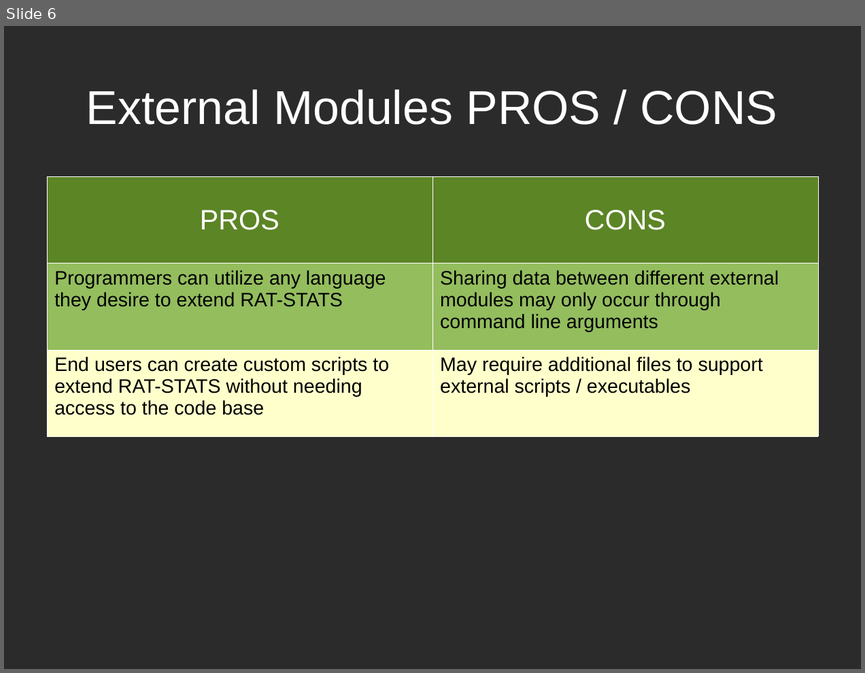
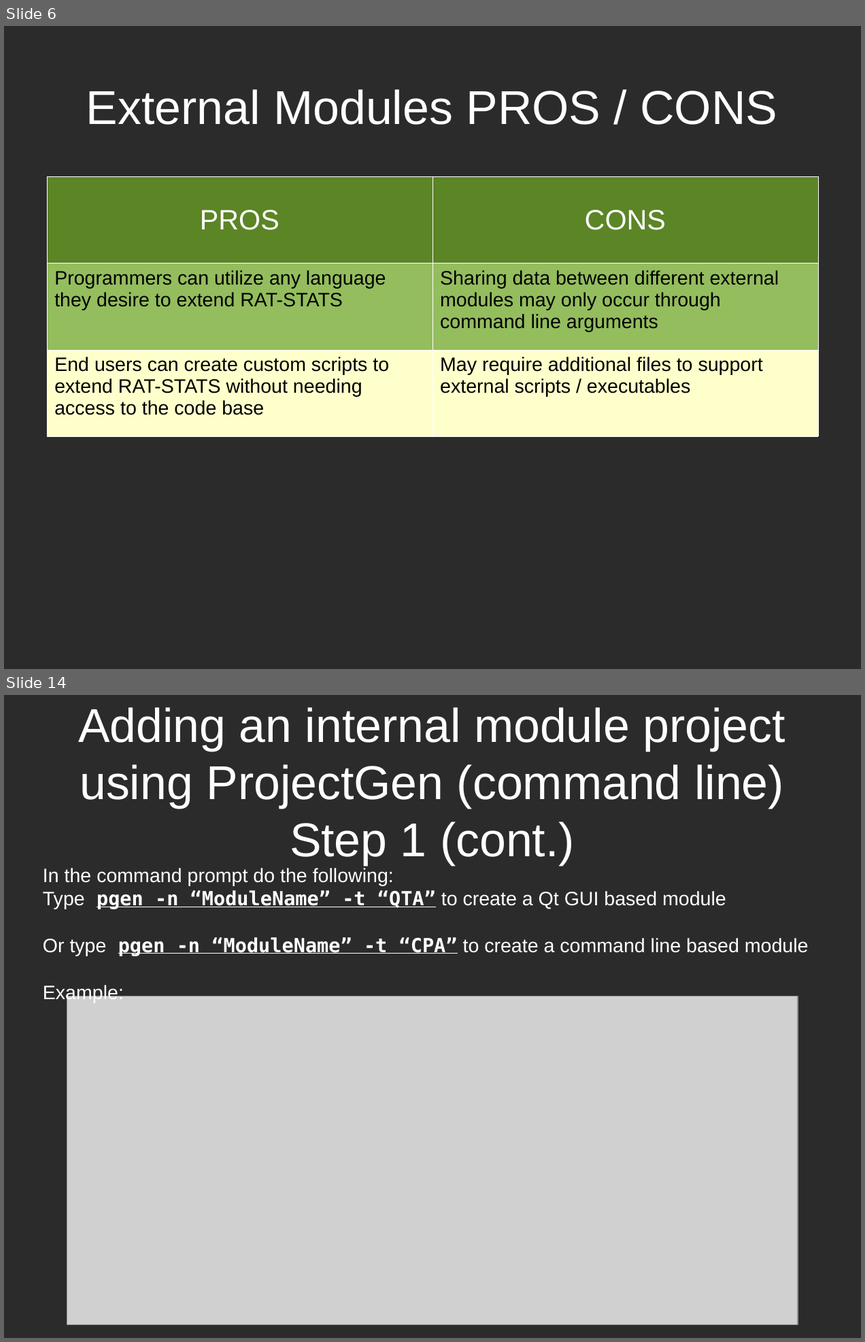
Before and after one commit to cbtek/RStats2017, a slide deck: submission/rstats_help/rstats_module_extensions.odp. Shown one above the other, each under a label of ours: slide 6 before the commit, slides 6 and 14 after it; the slides between them are not shown. The pictures are 865x673 and 865x1342 pixels, drawn with LibreOffice and Linux fonts; fonts in the diff are those of the drawing; grey boxes stand for pictures; background and template pictures are left out; a plain dark background stands for a picture behind light text. Boxes give left, top, right and bottom in pixels: in the first picture for what was removed or moved away, otherwise in the second. Text is boxed around its words. In the diff, an @@ line names an element or a change of style, - is before the commit and + after.

```diff
--- a/submission/rstats_help/rstats_module_extensions.odp
+++ b/submission/rstats_help/rstats_module_extensions.odp
@@ slide 14 added at (4,695,861,1338), background picture (left out) @@
@@ title added at (78,707,785,865), 44 pt, text #FFFFFF @@
+Adding an internal module project
+using ProjectGen (command line)
+Step 1 (cont.)
@@ text added at (43,868,808,1002), 18 pt, text #FFFFFF @@
+In the command prompt do the following:
+Type pgen -n “ModuleName” -t “QTA” to create a Qt GUI based module
+Or type pgen -n “ModuleName” -t “CPA” to create a command line based module
+Example:
@@ picture added at (67,996,798,1325) @@
```
Also in this commit, not shown: 3 slides changed, 18 other slides added, 16 other files.
